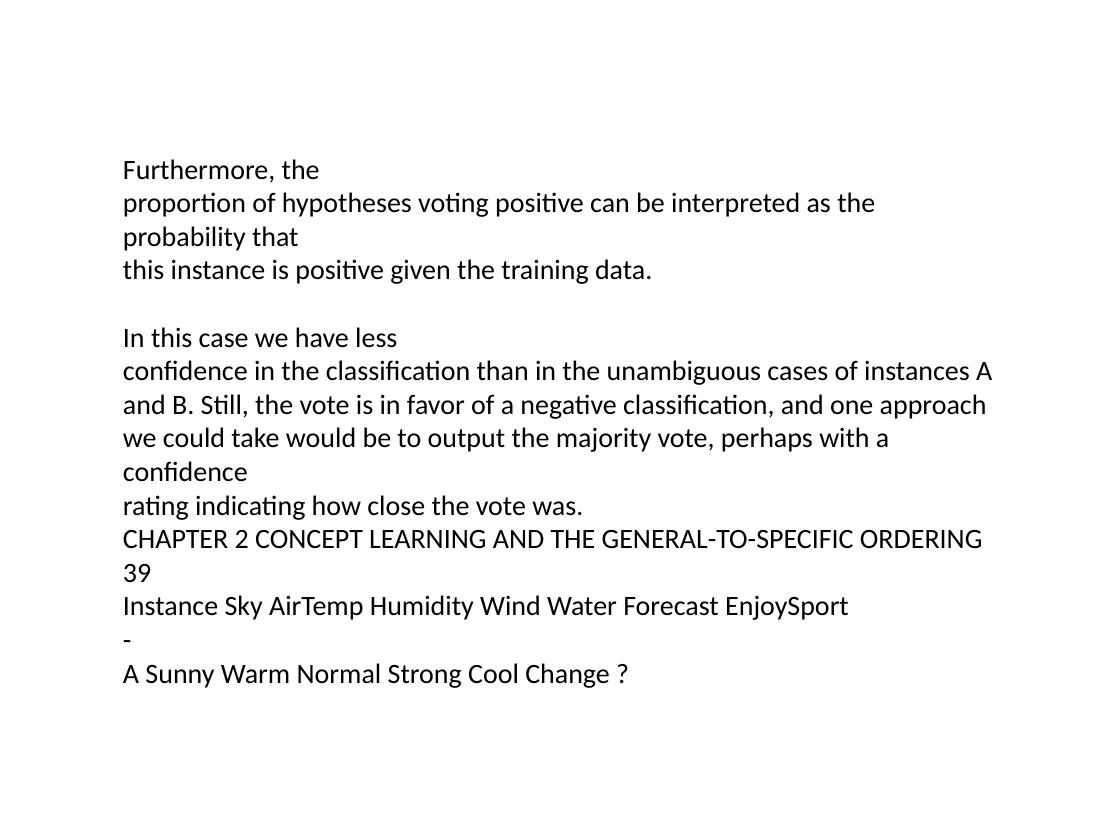
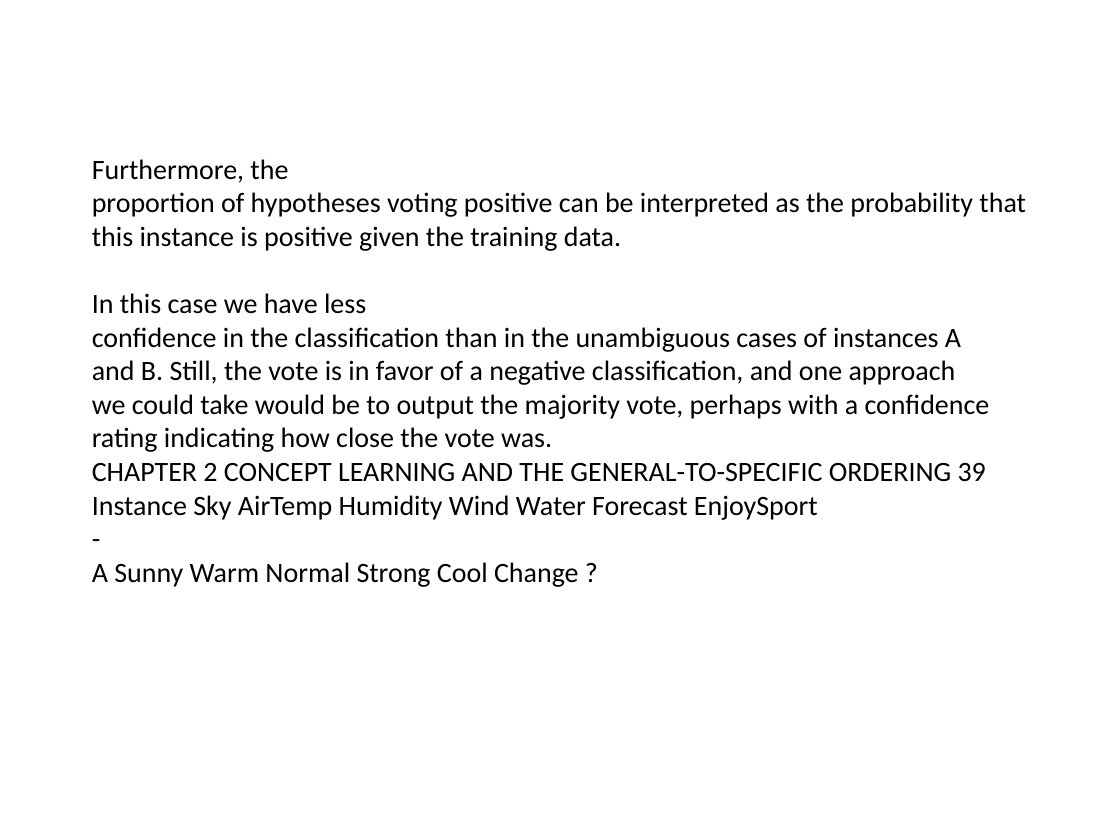
Before and after one commit to sai8151/EduFusion, a slide deck: slide 43 of output.pptx. Drawn at 1120x840 pixels with LibreOffice and Linux fonts; fonts in the diff are those of the drawing. Boxes give left, top, right and bottom in pixels: in the first picture for what was removed or moved away, otherwise in the second. Text is boxed around its words. In the diff, an @@ line names an element or a change of style, - is before the commit and + after.

```diff
--- a/output.pptx
+++ b/output.pptx
@@ text "Furthermore, the proportion of hypotheses ..." rewrapped from <box>123,159,992,688</box> to <box>92,159,1026,587</box> @@
```
Also in this commit, not shown: 62 other slides changed.
